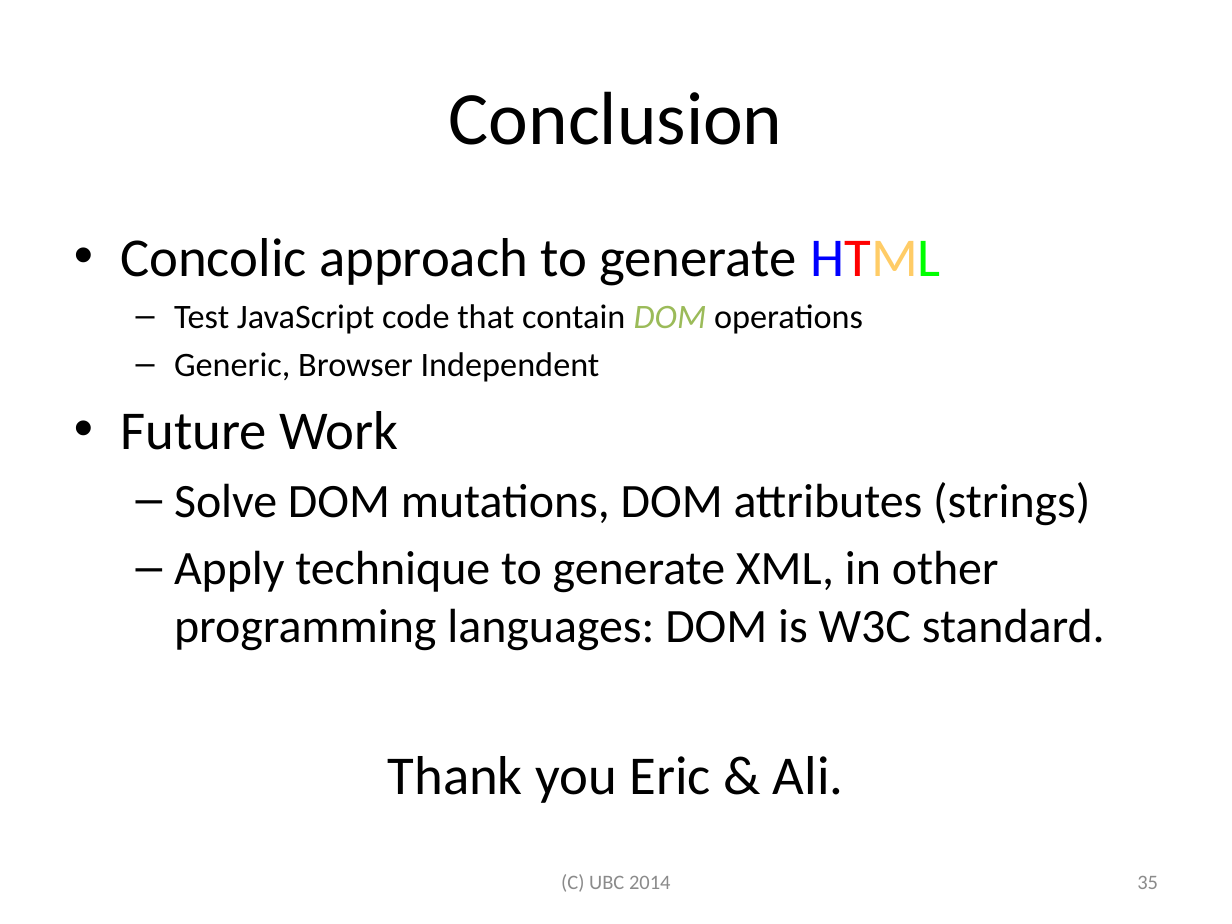
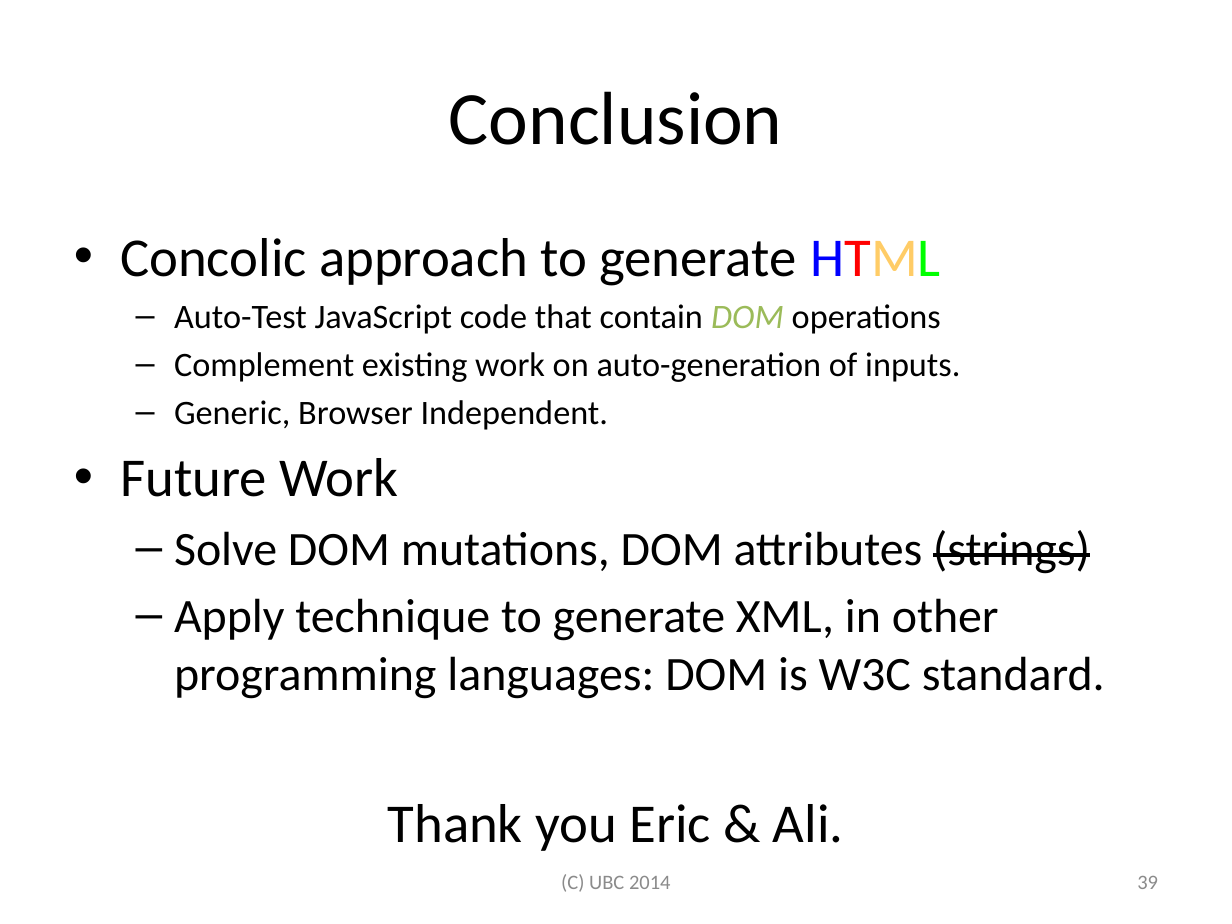
Before and after one commit to jamestklo/ConcolicJS, a slide deck: slide 40 of docs/csRPE-tkloReport.pptx (slide 36 before the commit). Drawn at 1232x924 pixels with LibreOffice and Linux fonts; fonts in the diff are those of the drawing. Boxes give left, top, right and bottom in pixels: in the first picture for what was removed or moved away, otherwise in the second. Text is boxed around its words. In the diff, an @@ line names an element or a change of style, - is before the commit and + after.

```diff
--- a/docs/csRPE-tkloReport.pptx
+++ b/docs/csRPE-tkloReport.pptx
@@ text at (174, 304, 960, 430): text changed @@
-  – Test JavaScript code that contain DOM operations
-  – Generic, Browser Independent
+  – Auto-Test JavaScript code that contain DOM operations
+  – Complement existing work on auto-generation of inputs.
+  – Generic, Browser Independent.
@@ text at (174, 530, 1090, 574): strikethrough on in "(strings)" @@
@@ page number at (1137, 876, 1158, 889): text changed @@
-35
+39
```
Also in this commit, not shown: 30 other slides changed, 4 slides added, 1 slide removed, 7 other files.
